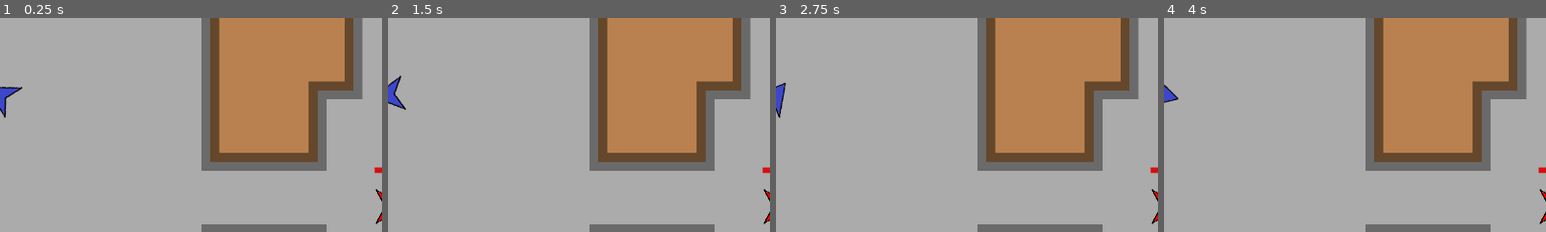
Above: before the commit, frames 1-4 (left to right).
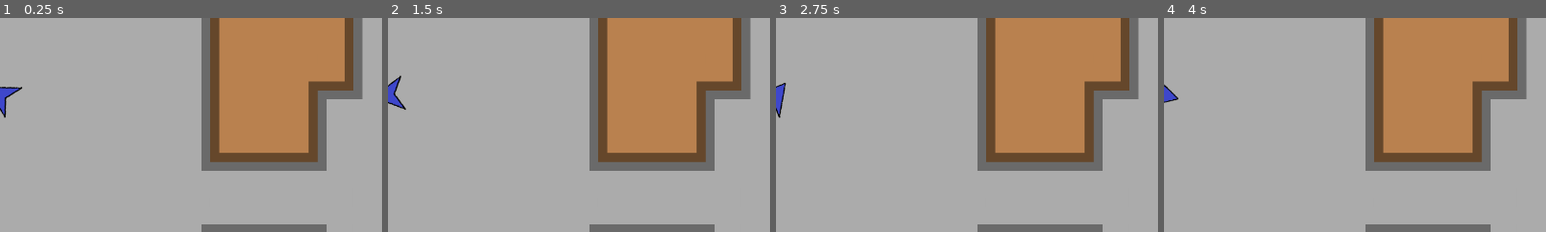
Above: after the commit, the same moments.

Repository: afkpuezo/blinkshooter
Game: Godot game, scene res://scenes/demos/demo.tscn
Same seed, same stepped clock (60 frames per second), same inputs: the game is played once before the commit and once after it.
Inputs (mouse positions are % of the whole screen's width and height, from its top left):
- Up to frame 1 (0.25 s): no input
- Up to frame 2 (1.5 s): tap Enter at 0.5 s; move the mouse to (72, 45) at 0.52 s; click (72, 45) at 0.6 s; tap Space at 1.25 s; move the mouse to (30, 55) at 1.27 s; click (30, 55) at 1.35 s
- Up to frame 3 (2.75 s): move the mouse to (60, 28) at 2.02 s; click (60, 28) at 2.1 s
- Up to frame 4 (4 s): tap Enter at 2.75 s; move the mouse to (45, 70) at 2.77 s; click (45, 70) at 2.85 s; tap Space at 3.5 s; move the mouse to (80, 65) at 3.52 s; click (80, 65) at 3.6 s
The pictures show only the part of the screen within x 50-100%, y 32-82%; the shares and areas given below are measured in that part.

The runs differ from the first frame. In frame 1, 0.2% of the frame differs, in the area x 98-100%, y 69-97%; in frame 2, 0.2%; in frame 3, 0.2%; in frame 4, 0.2%.

Commit message:
going to backup branch

Diff:
--- a/scenes/demos/demo.tscn
+++ b/scenes/demos/demo.tscn
@@ -1,8 +1,7 @@
-[gd_scene load_steps=12 format=2]
+[gd_scene load_steps=11 format=2]
 
 [ext_resource path="res://scripts/actions/demo_action.gd" type="Script" id=1]
 [ext_resource path="res://scenes/weapons/big_gun.tscn" type="PackedScene" id=2]
-[ext_resource path="res://scenes/weapons/enemy_gun.tscn" type="PackedScene" id=4]
 [ext_resource path="res://scenes/units/player.tscn" type="PackedScene" id=5]
 [ext_resource path="res://scenes/terrain/floor_tile_map.tscn" type="PackedScene" id=6]
 [ext_resource path="res://scenes/actions/blink.tscn" type="PackedScene" id=7]
@@ -16,45 +15,6 @@
 
 [node name="PlayerUI" parent="." instance=ExtResource( 12 )]
 
-[node name="Player" parent="." instance=ExtResource( 5 )]
-position = Vector2( 200, 200 )
-
-[node name="MovementStats" parent="Player" index="2"]
-MAX_SPEED = 300
-
-[node name="Blink" parent="Player/ActionBar" index="0" instance=ExtResource( 7 )]
-energy_cost = 40
-
-[node name="SawBladeAction" parent="Player/ActionBar" index="1" instance=ExtResource( 10 )]
-
-[node name="DemoAction" type="Node2D" parent="Player/ActionBar" index="2"]
-script = ExtResource( 1 )
-
-[node name="HurtBox" parent="Player" index="7"]
-visible = false
-
-[node name="CollisionPolygon2D" parent="Player/HurtBox" index="0"]
-visible = false
-
-[node name="SmallGun" parent="Player/WeaponBar" index="0" instance=ExtResource( 8 )]
-
-[node name="BigGun" parent="Player/WeaponBar" index="1" instance=ExtResource( 2 )]
-
-[node name="Enemy" parent="." instance=ExtResource( 9 )]
-position = Vector2( 900, 400 )
-
-[node name="EnemyGun" parent="Enemy/EnemyWeaponBar" index="0" instance=ExtResource( 4 )]
-
-[node name="Enemy2" parent="." instance=ExtResource( 9 )]
-position = Vector2( 1000, 500 )
-
-[node name="EnemyGun" parent="Enemy2/EnemyWeaponBar" index="0" instance=ExtResource( 4 )]
-
-[node name="Enemy3" parent="." instance=ExtResource( 9 )]
-position = Vector2( 450, 950 )
-
-[node name="EnemyGun" parent="Enemy3/EnemyWeaponBar" index="0" instance=ExtResource( 4 )]
-
 [node name="Tiles" type="Node2D" parent="."]
 
 [node name="FloorTileMap" parent="Tiles" instance=ExtResource( 6 )]
@@ -64,8 +24,36 @@
 [node name="WallTileMap" parent="Tiles" instance=ExtResource( 11 )]
 tile_data = PoolIntArray( -327689, 0, 0, -327688, 0, 1, -327687, 0, 1, -327686, 0, 1, -327685, 0, 1, -327684, 0, 1, -32 …(10644 unchanged characters)…
 
-[editable path="Player"]
-[editable path="Enemy"]
-[editable path="Enemy/PlayerDetection"]
-[editable path="Enemy2"]
-[editable path="Enemy3"]
+[node name="Units" type="Node2D" parent="."]
+
+[node name="Player" parent="Units" instance=ExtResource( 5 )]
+position = Vector2( 200, 200 )
+
+[node name="MovementStats" parent="Units/Player" index="2"]
+MAX_SPEED = 300
+
+[node name="Blink" parent="Units/Player/ActionBar" index="0" instance=ExtResource( 7 )]
+energy_cost = 40
+
+[node name="SawBladeAction" parent="Units/Player/ActionBar" index="1" instance=ExtResource( 10 )]
+
+[node name="DemoAction" type="Node2D" parent="Units/Player/ActionBar" index="2"]
+script = ExtResource( 1 )
+
+[node name="HurtBox" parent="Units/Player" index="7"]
+visible = false
+
+[node name="CollisionPolygon2D" parent="Units/Player/HurtBox" index="0"]
+visible = false
+
+[node name="SmallGun" parent="Units/Player/WeaponBar" index="0" instance=ExtResource( 8 )]
+
+[node name="BigGun" parent="Units/Player/WeaponBar" index="1" instance=ExtResource( 2 )]
+
+[node name="Enemy" parent="Units" instance=ExtResource( 9 )]
+position = Vector2( 450, 750 )
+
+[node name="Enemy2" parent="Units" instance=ExtResource( 9 )]
+position = Vector2( 450, 950 )
+
+[editable path="Units/Player"]
--- a/scenes/units/enemy/enemy.tscn
+++ b/scenes/units/enemy/enemy.tscn
@@ -11,6 +11,7 @@
 [ext_resource path="res://scenes/units/enemy/enemy_mover.tscn" type="PackedScene" id=9]
 [ext_resource path="res://scenes/units/enemy/player_detection.tscn" type="PackedScene" id=10]
 [ext_resource path="res://scenes/units/enemy/enemy_messager.tscn" type="PackedScene" id=11]
+[ext_resource path="res://scenes/weapons/enemy_gun.tscn" type="PackedScene" id=12]
 
 [node name="Enemy" type="KinematicBody2D"]
 collision_layer = 4
@@ -32,6 +33,7 @@
 polygon = PoolVector2Array( -10, 0, -27, -30, 24, 0, -27, 30 )
 
 [node name="CollisionPolygon2D" type="CollisionPolygon2D" parent="."]
+visible = false
 polygon = PoolVector2Array( 28, 0, -26, 30, -10, 0, -26, -30 )
 
 [node name="CombatResources" type="Node" parent="."]
@@ -60,6 +62,8 @@
 [node name="EnemyWeaponBar" type="Node2D" parent="."]
 script = ExtResource( 5 )
 
+[node name="EnemyGun" parent="EnemyWeaponBar" instance=ExtResource( 12 )]
+
 [node name="PlayerDetection" parent="." instance=ExtResource( 10 )]
 detection_range = 512
 num_rays = 5
@@ -71,7 +75,6 @@
 one_shot = true
 
 [node name="EnemyMessager" parent="." instance=ExtResource( 11 )]
-sender_radius = 512
 
 [connection signal="detected_player" from="." to="EnemyMessager" method="send_message"]
 [connection signal="value_changed" from="CombatResources/Health" to="." method="_check_for_death"]
--- a/scenes/units/enemy/enemy_messager.tscn
+++ b/scenes/units/enemy/enemy_messager.tscn
@@ -32,6 +32,5 @@
 enabled = true
 cast_to = Vector2( 33, 0 )
 collide_with_areas = true
-collide_with_bodies = false
 
 [connection signal="message_received" from="Receiver" to="." method="receive_message"]
--- a/scenes/units/enemy/player_detection.tscn
+++ b/scenes/units/enemy/player_detection.tscn
@@ -6,6 +6,7 @@
 radius = 500.0
 
 [node name="PlayerDetection" type="Node2D"]
+visible = false
 script = ExtResource( 1 )
 
 [node name="Area2D" type="Area2D" parent="."]
--- a/scripts/units/enemy/enemy_messager.gd
+++ b/scripts/units/enemy/enemy_messager.gd
@@ -22,6 +22,7 @@
 
 
 func _ready() -> void:
+	print("DEBUG: EnemyMessager._ready(): radii are %d - %d" % [sender_radius, receiver_radius])
 	# set size of areas
 	sender.get_node("CollisionShape2D").shape.radius = sender_radius
 	receiver.get_node("CollisionShape2D").shape.radius = receiver_radius
Not shown: 1 places in scenes/units/enemy/enemy.tscn that only renumber resources
